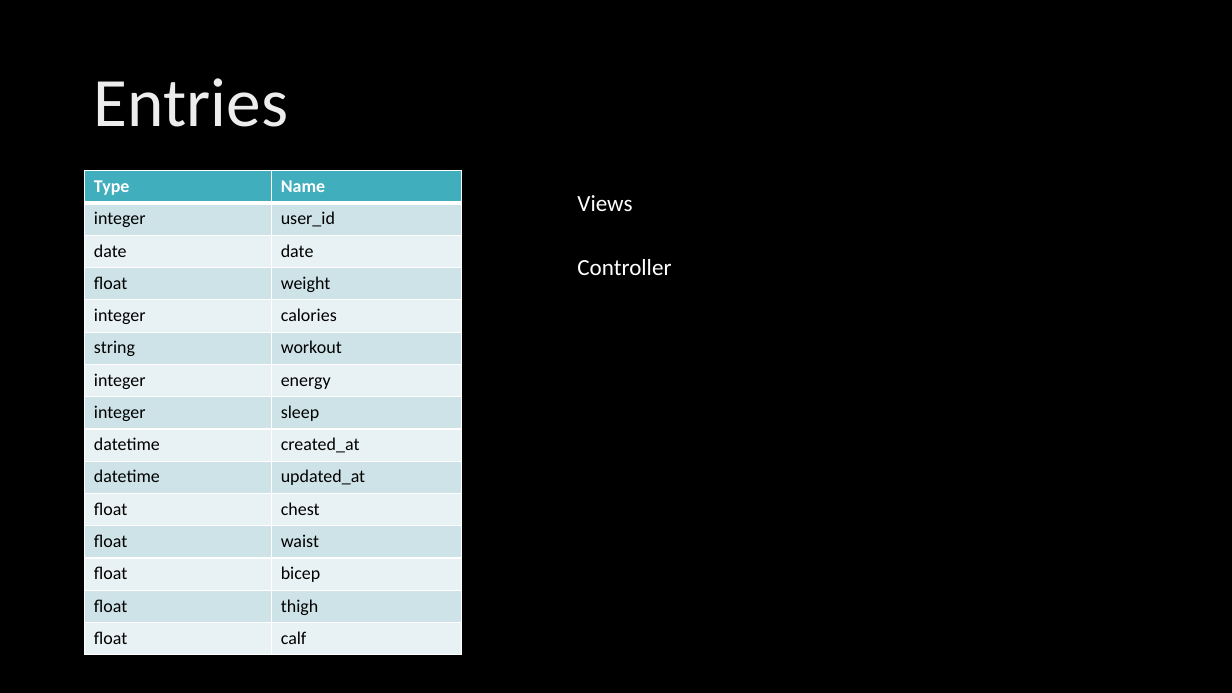
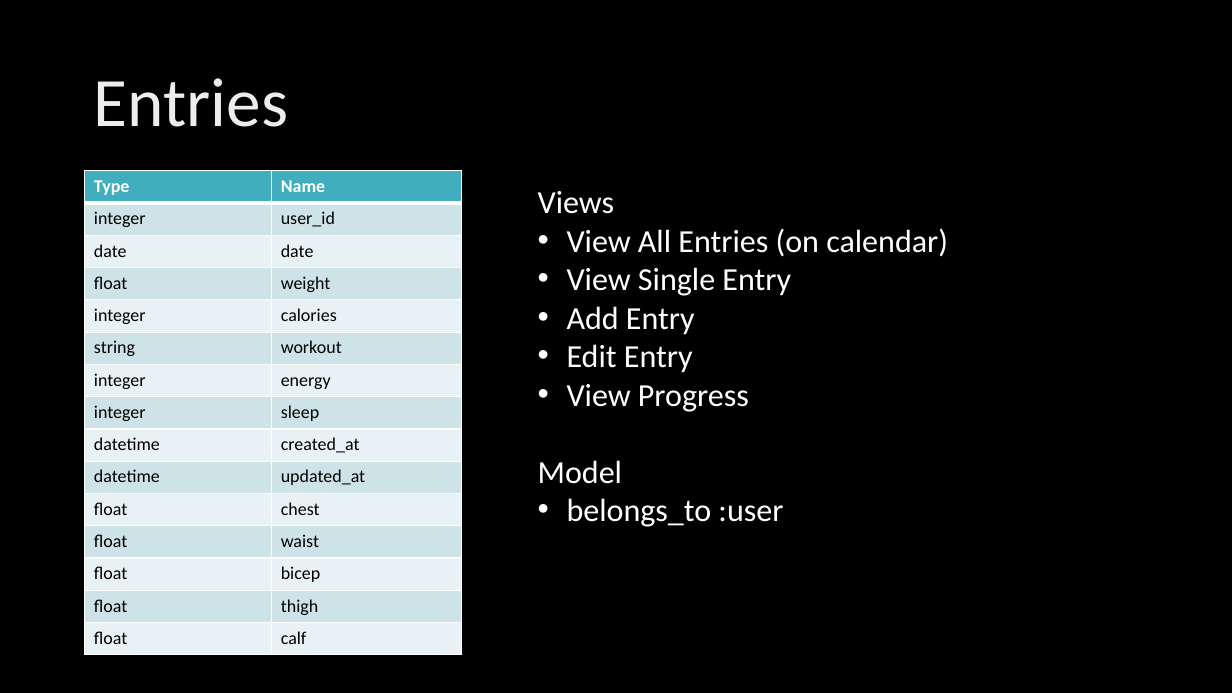
Before and after one commit to kylambouldin/CSE3901-FinalProject, a slide deck: slide 12 of Presentation.pptx. Drawn at 1232x693 pixels with LibreOffice and Linux fonts; fonts in the diff are those of the drawing; background and template pictures are left out. Boxes give left, top, right and bottom in pixels: in the first picture for what was removed or moved away, otherwise in the second. Text is boxed around its words. In the diff, an @@ line names an element or a change of style, - is before the commit and + after.

```diff
--- a/Presentation.pptx
+++ b/Presentation.pptx
@@ text added at (538,191,948,527), 25 pt, text #FFFFFF @@
+Views
+• View All Entries (on calendar)
+• View Single Entry
+• Add Entry
+• Edit Entry
+• View Progress
+Model
+• belongs_to :user
@@ text removed at (577,195,632,211) @@
-Views
@@ text removed at (577,259,671,275) @@
-Controller
```
Also in this commit, not shown: 4 other slides changed.
